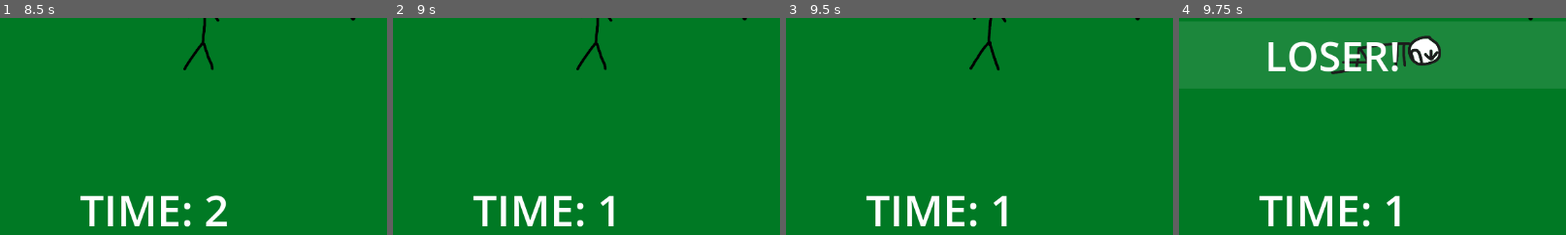
Above: before the commit, frames 1-4 (left to right).
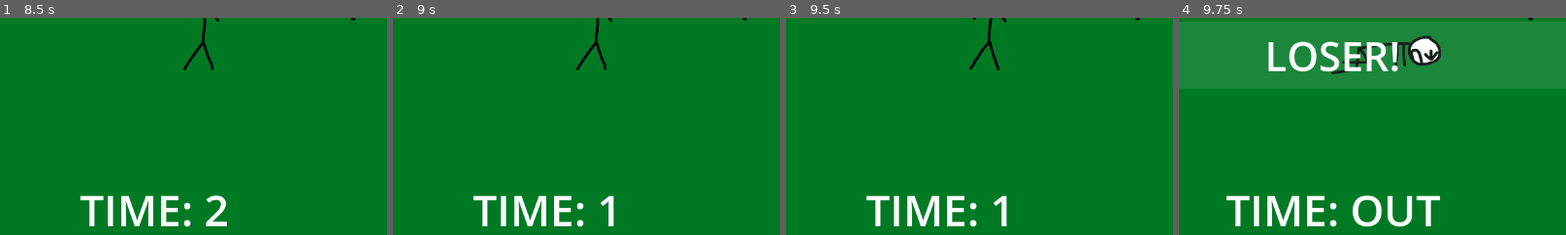
Above: after the commit, the same moments.

Repository: BryanTai/ggj2025-minigames
Game: Godot game, scene res://scenes/mini_game_manager.tscn
Two runs of this game, one before a commit and one after it. Both use one fixed random seed, a clock stepped at 60 frames per second and the inputs below.
Inputs:
- Up to frame 1 (8.5 s): tap Enter at 0.5 s; hold Right (move_right) 0.53-1.28 s; hold Left (move_left) 1.28-2.03 s; hold Right (move_right) 2.03-3.53 s; tap Space at 3.5 s; hold Left (move_left) 3.53-5.78 s; hold Right (move_right) 5.78-8.03 s; hold Left (move_left) from 8.03 s (still down)
- Up to frame 2 (9 s): keep holding Left (move_left)
- Up to frame 3 (9.5 s): keep holding Left (move_left)
- Up to frame 4 (9.75 s): release Left (move_left) at 9.53 s; hold Right (move_right) from 9.53 s (still down)
The pictures show only the part of the screen within x 30-80%, y 49-99%; the shares and areas given below are measured in that part.

Frames 1-3 are identical in both runs. In frame 4, 4.2% of the frame differs, in the area x 12-68%, y 81-97%.

Commit message:
Added ability to check for minigame wins on timeout

Diff:
--- a/scripts/base_mini_game.gd
+++ b/scripts/base_mini_game.gd
@@ -25,12 +25,19 @@
 func start_playing_game() -> void:
 	set_mini_game_state(MiniGameState.PLAYING)
 
+### ENDING THE GAME
+
+# A signal from the MiniGameManager that time has run out
+# Can be overridden if the MiniGame has different criteria
+func _on_timeout() -> void:
+	trigger_game_lose()
+
 # Call when win condition is met! Signals the Game Manager
 func trigger_game_win() -> void:
 	game_finished.emit(true)
 	set_mini_game_state(MiniGameState.WIN)
 
-#Call when lose condition is met. Signals Game Manager
+#Call when lose condition is met. Signals the Game Manager
 func trigger_game_lose() -> void:
 	game_finished.emit(false)
 	set_mini_game_state(MiniGameState.LOSE)
--- a/scripts/mini_game_manager.gd
+++ b/scripts/mini_game_manager.gd
@@ -66,7 +66,10 @@
 		update_timer()
 
 func update_timer() -> void:
-	timer_label.text = "TIME: " + str((mini_game_timer.time_left + 1) as int)
+	set_timer_text(str((mini_game_timer.time_left + 1) as int))
+
+func set_timer_text(time_text: String) -> void:
+	timer_label.text = "TIME: " + time_text
 
 func pick_next_mini_game_name() -> String:
 	#TODO Once we have more minigames, create a buffer Queue to reduce chances of repeats
@@ -95,6 +98,7 @@
 	mini_game_timer.wait_time = TIME_LIMIT
 	mini_game_timer.start()
 
+## Manages
 func set_manager_state(new_state: ManagerStates) -> void:
 	if(current_manager_state == new_state):
 		return
@@ -105,17 +109,22 @@
 	## On Start State
 	match current_manager_state:
 		ManagerStates.TRANSITIONING:
+			timer_label.visible = false
 			load_next_mini_game()
 			animation_player.play(ANIM_TRANSITION)
 		ManagerStates.PREPARING:
+			set_timer_text(str(TIME_LIMIT as int))
+			timer_label.visible = true
 			create_next_mini_game()
 			overlay_mini_game.visible = true
 			animation_player.play(ANIM_INSTRUCTION)
 		ManagerStates.PLAYING:
 			start_current_mini_game()
+		ManagerStates.ENDING:
+			animation_player.play(ANIM_END)
 
 func _on_animation_player_finished(anim_name: StringName) -> void:
-	#On End State
+	## On End State
 	match anim_name:
 		ANIM_TRANSITION:
 			set_manager_state(ManagerStates.PREPARING)
@@ -126,16 +135,15 @@
 
 ## The current minigame will either end when time runs out ...
 func _on_mini_game_timer_timeout() -> void:
-	timer_label.text = "TIME: OUT"
-	current_mini_game.trigger_game_lose()
+	set_timer_text("OUT")
+	current_mini_game._on_timeout()
 
 ## ... or when the current_mini_game signals the Manager that the player reached a Win/Lose state
 func _on_mini_game_finished(is_win: bool) -> void:
 	mini_game_timer.stop()
-	var new_banner_text: String
+	# TODO: Track wins and loses here!
 	if (is_win == true):
-		new_banner_text = "WINNER!"
+		instruction_label.text = "WINNER!"
 	else:
-		new_banner_text = "LOSER!"
-	instruction_label.text = new_banner_text
-	animation_player.play(ANIM_END)
+		instruction_label.text = "LOSER!"
+	set_manager_state(ManagerStates.ENDING)
--- a/scripts/template_mini_game.gd
+++ b/scripts/template_mini_game.gd
@@ -30,9 +30,13 @@
 
 ## TRIGGERING WIN/LOSE
 # There are two custom functions that will signal to the Manager that the game is over:
-# 	trigger_game_lose()
-# 	trigger_game_win()
-## Add these
+#	trigger_game_lose()
+#	trigger_game_win()
+## You need to add these functions into your minigame script for the game to end properly
+# Additionally, the MiniGameManager will signal the MiniGame when the Timer runs out using this function:
+#	_on_time_out()
+# By default, this will trigger the LOSE state
+## You can override this function if the MiniGame makes a check for win/lose at timeout
 
 extends BaseMiniGame
 
@@ -47,6 +51,13 @@
 func _process(delta: float) -> void:
 	super(delta) ## This line will process the State machine! DO NOT REMOVE
 	## Use this _process function for things that don't care about the state
+
+
+# A signal from the MiniGameManager that time has run out
+## TODO: Override this function if your MiniGame checks the win condition on TimeOut
+#func _on_timeout() -> void:
+#	trigger_game_lose()
+
 
 ### STATE SPECIFIC FUNCTIONS
 # Add your game logic to these functions! See README at the top of this file for more info
